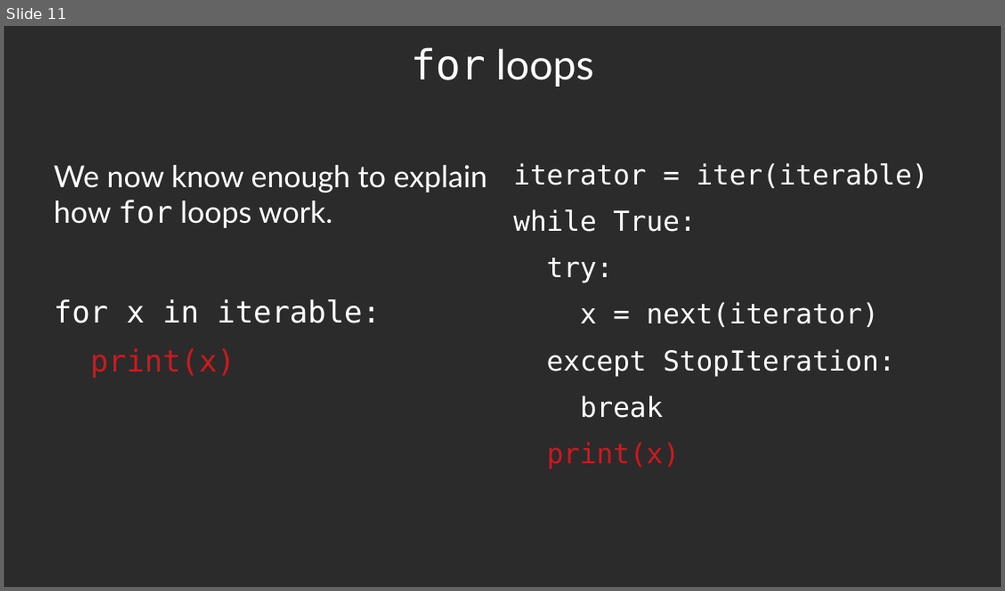
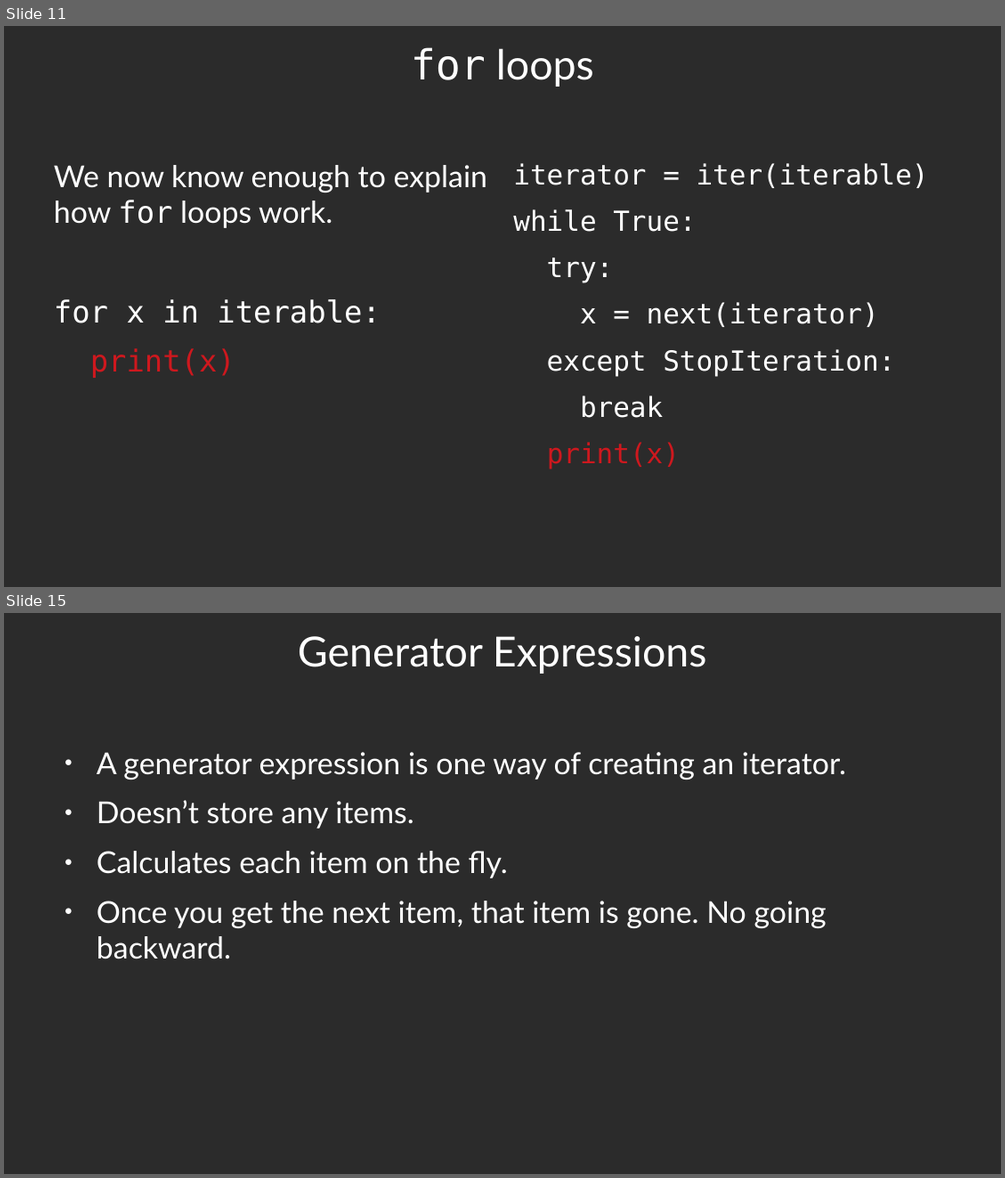
Before and after one commit to luther9/iterator-slides, a slide deck: iterators.odp. Shown one above the other, each under a label of ours: slide 11 before the commit, slides 11 and 15 after it; the slides between them are not shown. The pictures are 1005x591 and 1005x1178 pixels, drawn with LibreOffice and Linux fonts; fonts in the diff are those of the drawing; background and template pictures are left out; a plain dark background stands for a picture behind light text. Boxes give left, top, right and bottom in pixels: in the first picture for what was removed or moved away, otherwise in the second. Text is boxed around its words. In the diff, an @@ line names an element or a change of style, - is before the commit and + after.

Commit message:
Finish section on generators.

```diff
--- a/iterators.odp
+++ b/iterators.odp
@@ slide 15 added at (x1=4, y1=613, x2=1001, y2=1174), background picture (left out) @@
@@ title added at (x1=298, y1=636, x2=707, y2=674), 33 pt, text #FFFFFF @@
+Generator Expressions
@@ text added at (x1=97, y1=752, x2=846, y2=959), 24 pt, text #FFFFFF @@
+● A generator expression is one way of creating an iterator.
+● Doesn’t store any items.
+● Calculates each item on the fly.
+● Once you get the next item, that item is gone. No going backward.
```
Also in this commit, not shown: 8 other slides added, 1 other file.
